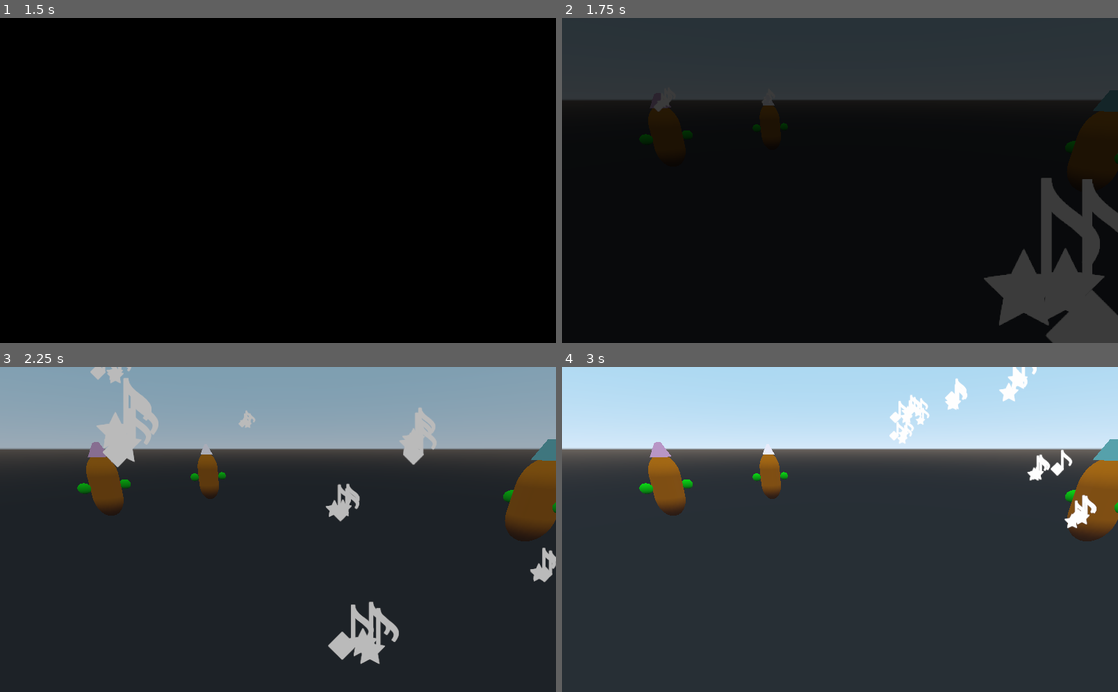
Above: before the commit, frames 1-4 (two rows, left to right).
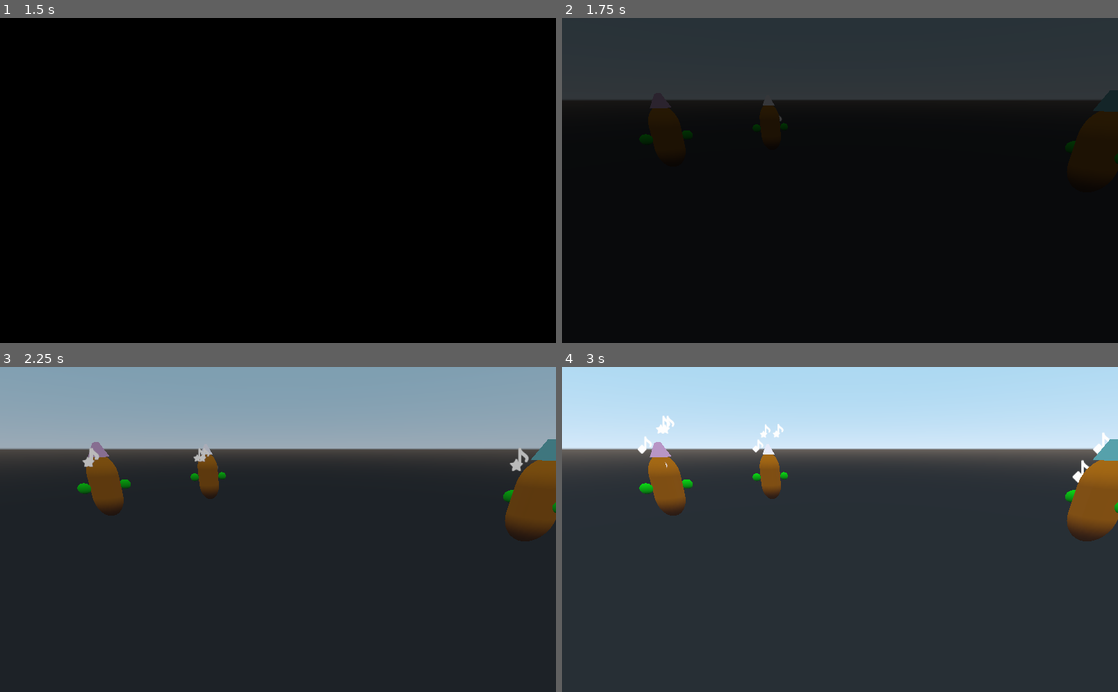
Above: after the commit, the same moments.

Repository: AbeVos/eldee47
Game: Godot game, scene res://scenes/Intro.tscn
Two runs of this game, one before a commit and one after it. Both use one fixed random seed, a clock stepped at 60 frames per second and the inputs below.
Inputs (mouse positions are in pixels of both pictures, inside the frame that each line leads up to):
- Up to frame 1 (1.5 s): tap Enter (ui_accept) at 0.5, 0.77 s; move the mouse to (400, 164) at 0.52 s; click (400, 164) at 0.67 s; drag from (166, 196) to (250, 245) at 1.27 s
- Up to frame 2 (1.75 s): no input
- Up to frame 3 (2.25 s): move the mouse to (333, 458) at 2.02 s; click (333, 458) at 2.17 s
- Up to frame 4 (3 s): drag from (812, 594) to (673, 480) at 2.77 s

Frame 1 is identical in both runs. In frame 2, 5.8% of the frame differs, in the area x 16-100%, y 25-100%; in frame 3, 4.1%; in frame 4, 1.9%.

Commit message:
Notes follow path to monster

Diff:
--- a/game/project.godot
+++ b/game/project.godot
@@ -21,6 +21,7 @@
 
 [autoload]
 
+Globals="*res://scripts/Globals.gd"
 SceneChanger="*res://scenes/SceneChanger.tscn"
 
 [rendering]
--- a/game/scenes/Cultist.tscn
+++ b/game/scenes/Cultist.tscn
@@ -55,7 +55,12 @@
 transform = Transform( 0.259723, 0, 0, 0, 0.259723, 0, 0, 0, 0.259723, 0.00508595, 1.36917, 0.0019474 )
 mesh = SubResource( 4 )
 material/0 = SubResource( 5 )
+
+[node name="NoteTimer" type="Timer" parent="."]
+wait_time = 0.5
+autostart = true
 [connection signal="grabbed" from="Left" to="." method="_on_Left_grabbed"]
 [connection signal="released" from="Left" to="." method="_on_Left_released"]
 [connection signal="grabbed" from="Right" to="." method="_on_Right_grabbed"]
 [connection signal="released" from="Right" to="." method="_on_Right_released"]
+[connection signal="timeout" from="NoteTimer" to="." method="_on_NoteTimer_timeout"]
--- a/game/scenes/Main.tscn
+++ b/game/scenes/Main.tscn
@@ -24,4 +24,5 @@
 
 [node name="Choir" parent="." instance=ExtResource( 3 )]
 [connection signal="timeout" from="IncrementTimer" to="Monster" method="_on_IncrementTimer_timeout"]
+[connection signal="set_target" from="Monster" to="Choir" method="_on_Monster_set_target"]
 [connection signal="send_assignments" from="Choir" to="Monster" method="_on_Choir_send_assignments"]
--- a/game/scripts/Choir.gd
+++ b/game/scripts/Choir.gd
@@ -5,14 +5,15 @@
 const CultistResource = preload("res://scenes/Cultist.tscn")
 
 export var groups = {
-    1: [0, 1, 2],
-    2: [1, 3, 5],
-    3: [2, 4, 6],
+    0: [0, 1, 2],
+    1: [1, 3, 5],
+    2: [2, 4, 6],
 }
 export var tones = ["C", "E", "G"]
 
 func _ready():
     hat_colors()
+
 
 func _on_Metronome_timeout():
     # Collect symbols.
@@ -30,6 +31,11 @@
 
     print("symbols: ", symbols)
     print("assignments: ", assignments)
+
+
+func _on_Monster_set_target(cultist_index, target):
+    print("AAAHHH")
+    $Cultists.get_children()[cultist_index].set_symbol_target(target)
 
 
 func assign_symbols(symbols):
@@ -77,6 +83,7 @@
 
     return assignments
 
+
 func hat_colors():
     var colors = ["#E8ECFB", "#B997C7", "#824D99", "#4E78C4", "#57A2AC", "#7EB875", "#D0B541","#E67F33", "#CE2220", "#521A13"]
     for i in range(0, $Cultists.get_child_count()):
--- a/game/scripts/Cultist.gd
+++ b/game/scripts/Cultist.gd
@@ -25,9 +25,8 @@
     $Tones/Voice_1.stream = voice
     $Tones/Voice_1.playing = true
 
-    # TODO: Replace this with a signal emission.
-    var target = get_parent().get_parent().get_parent().get_node("Target")
-    _on_Monster_set_target(target)
+    # Make sure the note symbols float upwards.
+    set_symbol_target(null)
 
     var note_inst = note.instance()
     $NotePath.add_child(note_inst)
@@ -74,8 +73,15 @@
     $Left.locked = false
 
 
-func _on_Monster_set_target(spatial):
+func _on_NoteTimer_timeout():
+    var note_inst = note.instance()
+    $NotePath.add_child(note_inst)
+    note_inst.set_note(current_pitch)
+
+
+func set_symbol_target(spatial):
     # Set the target spatial for sending particles towards.
+    print("Set target to %s" % spatial)
 
     var start = get_global_transform().origin
 
@@ -134,6 +140,6 @@
 
     current_pitch = pitch
 
-    var note_inst = note.instance()
-    $NotePath.add_child(note_inst)
-    note_inst.set_note(pitch)
+    # var note_inst = note.instance()
+    # $NotePath.add_child(note_inst)
+    # note_inst.set_note(pitch)
--- a/game/scripts/Monster.gd
+++ b/game/scripts/Monster.gd
@@ -1,5 +1,6 @@
 extends Spatial
 
+signal set_target(cultist_index, target)  # Target for particles.
 signal monster_done
 signal monster_failed
 signal monster_partial
@@ -9,27 +10,20 @@
 
 func _on_Choir_send_assignments(group_key, assignment):
     print("Group key: ", group_key, " Assignment: ", assignment)
-    var total
-    match group_key:
-        1:
-            for i in range(3):
 
-                if (assignment[i] == null):
-                    return
+    var body_parts = [
+        $Head, $Claw_left, $Claw_right,
+    ]
 
-            $Head.increment_part()
-        2:
-            for i in range(3):
-                if (assignment[i] == null):
-                    return
+    for cultist_idx in assignment:
+        if cultist_idx == null:
+            continue
 
-            $Claw_left.increment_part()
-        3:
-            for i in range(3):
-                if (assignment[i] == null):
-                    return
+        emit_signal("set_target", cultist_idx, body_parts[group_key])
 
-            $Claw_right.increment_part()
+    if not null in assignment:
+        body_parts[group_key].increment_part()
+
 
 func _process(delta):
     if (is_active and results.size() >= 3):
@@ -57,8 +51,10 @@
 func _on_Head_body_part_failed():
     results.append(0)
 
+
 func _on_Claw_left_body_part_failed():
     results.append(0)
+
 
 func _on_Claw_right_body_part_failed():
     results.append(0)
@@ -67,8 +63,10 @@
 func _on_Head_body_part_complete():
     results.append(1)
 
+
 func _on_Claw_left_body_part_complete():
     results.append(1)
 
+
 func _on_Claw_right_body_part_complete():
     results.append(1)
--- a/game/scripts/Note.gd
+++ b/game/scripts/Note.gd
@@ -27,6 +27,7 @@
     h_offset = altitude * cos(frequency * PI * unit_offset + random_offset)
     v_offset = altitude * sin(2 * frequency * PI * unit_offset + random_offset)
 
+
 func set_note(index):
     note_index = index
 
